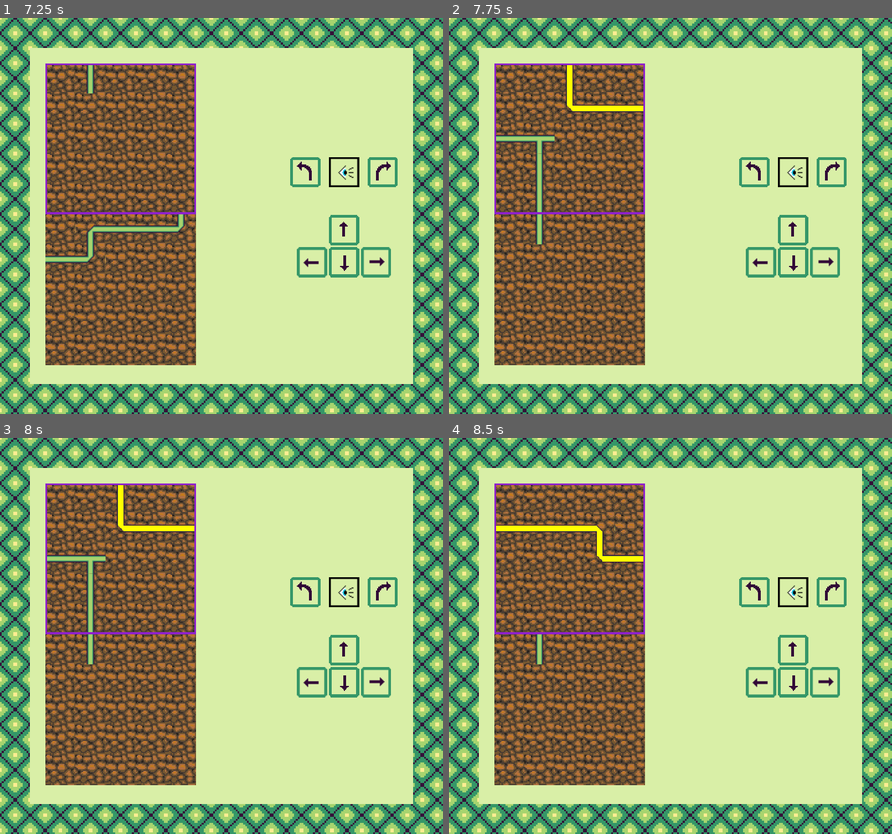
Above: before the commit, frames 1-4 (two rows, left to right).
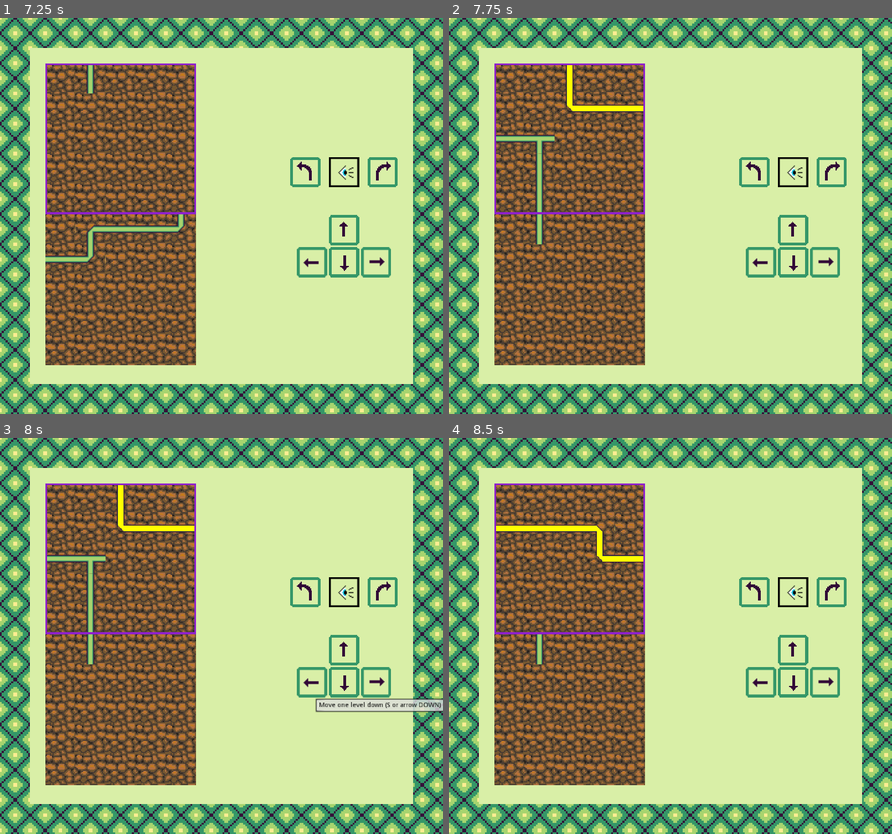
Above: after the commit, the same moments.

Repository: jojva/ld48
Game: Godot game, scene res://Main.tscn
Two runs of this game, one before a commit and one after it. Both use one fixed random seed, a clock stepped at 60 frames per second and the inputs below.
Inputs (mouse positions are in pixels of both pictures, inside the frame that each line leads up to):
- Up to frame 1 (7.25 s): click (345, 231) at 0.5 s; click (345, 231) at 1.25 s; click (345, 263) at 2 s; click (345, 263) at 2.75 s; click (305, 172) at 3.5 s; click (380, 172) at 4.25 s; click (310, 263) at 5 s; click (376, 263) at 5.75 s; tap Enter at 6.5 s; move the mouse to (199, 295) at 6.52 s; hold Up (ui_up) from 6.53 s (still down); click (199, 295) at 6.67 s
- Up to frame 2 (7.75 s): keep holding Up (ui_up); tap Space at 7.25 s; move the mouse to (803, 275) at 7.27 s
- Up to frame 3 (8 s): keep holding Up (ui_up)
- Up to frame 4 (8.5 s): move the mouse to (537, 576) at 8.02 s; release Up (ui_up) at 8.03 s; hold Left (ui_left) from 8.03 s (still down)

Frames 1-2 are identical in both runs. In frame 3, 1.0% of the frame differs, in the area x 71-100%, y 65-70%; in frame 4, nothing differs.

Commit message:
Add button tooltips

Diff:
--- a/Main.tscn
+++ b/Main.tscn
@@ -243,6 +243,7 @@
 margin_bottom = 64.0
 rect_min_size = Vector2( 64, 64 )
 rect_pivot_offset = Vector2( 32, 0 )
+hint_tooltip = "Look to your left (Q)"
 size_flags_horizontal = 3
 texture_normal = ExtResource( 9 )
 expand = true
@@ -261,6 +262,7 @@
 margin_right = 228.0
 margin_bottom = 64.0
 rect_min_size = Vector2( 64, 64 )
+hint_tooltip = "Look to your right (E)"
 texture_normal = ExtResource( 6 )
 expand = true
 
@@ -286,6 +288,7 @@
 margin_bottom = 64.0
 rect_min_size = Vector2( 64, 64 )
 rect_pivot_offset = Vector2( 32, 0 )
+hint_tooltip = "Move one level up (W or arrow UP)"
 size_flags_horizontal = 3
 texture_normal = ExtResource( 8 )
 expand = true
@@ -302,6 +305,7 @@
 margin_bottom = 64.0
 rect_min_size = Vector2( 64, 64 )
 rect_pivot_offset = Vector2( 32, 0 )
+hint_tooltip = "Rotate selected level (A or arrow LEFT)"
 size_flags_horizontal = 3
 texture_normal = ExtResource( 7 )
 expand = true
@@ -312,6 +316,7 @@
 margin_bottom = 64.0
 rect_min_size = Vector2( 64, 64 )
 rect_pivot_offset = Vector2( 32, 0 )
+hint_tooltip = "Move one level down (S or arrow DOWN)"
 size_flags_horizontal = 3
 texture_normal = ExtResource( 11 )
 expand = true
@@ -321,6 +326,7 @@
 margin_right = 200.0
 margin_bottom = 64.0
 rect_min_size = Vector2( 64, 64 )
+hint_tooltip = "Rotate selected level (D or arrow RIGHT)"
 texture_normal = ExtResource( 10 )
 expand = true
 
